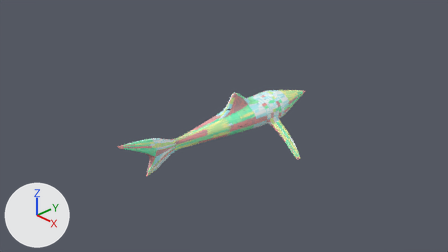
One commit to the Blender file Models/shark2/shark2.blend: the scene before it, then after it.
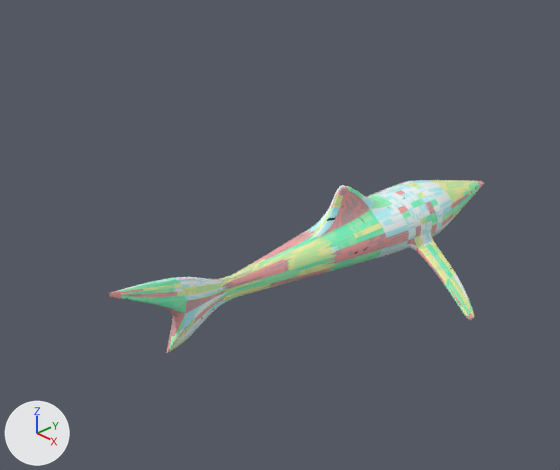
Each version appears first from the file's camera 'Camera', and next in a close-up on the part from 14% to 77% of the width and 0% to 93% of the height. Arrows for +X, +Y and +Z are at lower left; the lights stay in place.

Before the edit, the objects in view are built like this:
```python
me_cylinder = bpy.data.meshes.new('Cylinder')
me_cylinder.from_pydata(...)  # 880 vertices, 941 faces; spans x -4.2..4.1, y -2.4..2.7, z -12.9..4.6
me_cylinder.materials.append(mat_diff)  # picture img_atlas_png
ob_cylinder = bpy.data.objects.new('Cylinder', me_cylinder)
ob_cylinder.location = (0.0, 1.069, 0.0)
ob_cylinder.rotation_euler = (-1.571, 0.0, 0.0)  # degrees (-90, 0, 0)
ob_cylinder.scale = (0.262, 0.262, 0.262)
_m = ob_cylinder.modifiers.new('Subdivision', 'SUBSURF')
```
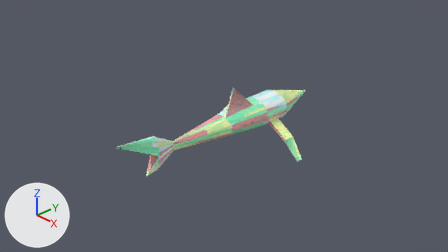
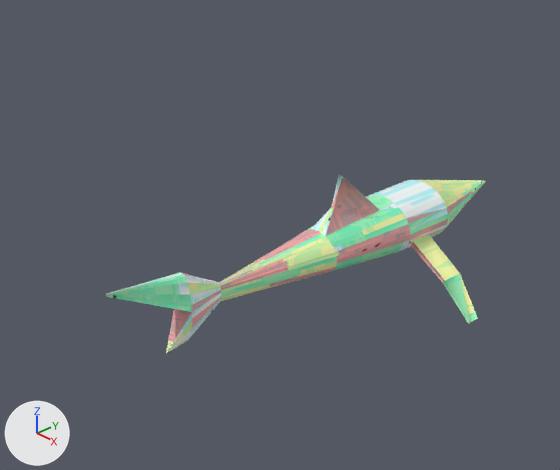
Changed parts and their boxes [x1, y1, x2, y2] in the close-ups (560 x 470 px):
'Cylinder', shading changed, modifiers changed
    before: [109, 180, 485, 354]
    after: [106, 175, 486, 354]

The edits, one by one:
me_cylinder has 880 vertices, 941 faces and spans x -4.2..4.1, y -2.4..2.7, z -12.9..4.6.
me_cylinder is used by ob_cylinder; location (0.0, 1.069, 0.0); rotation (-1.571, 0.0, 0.0), in degrees (-90, 0, 0); scale (0.262, 0.262, 0.262).
me_cylinder part 1: all faces are now shaded flat (941 of 941 changed).
Object 'Cylinder' (ob_cylinder) loses its SUBSURF modifier named 'Subdivision'.
Object 'Cylinder' (ob_cylinder) gains a DECIMATE modifier named 'Decimate'.
Modifier setting: ratio = 0.22.
